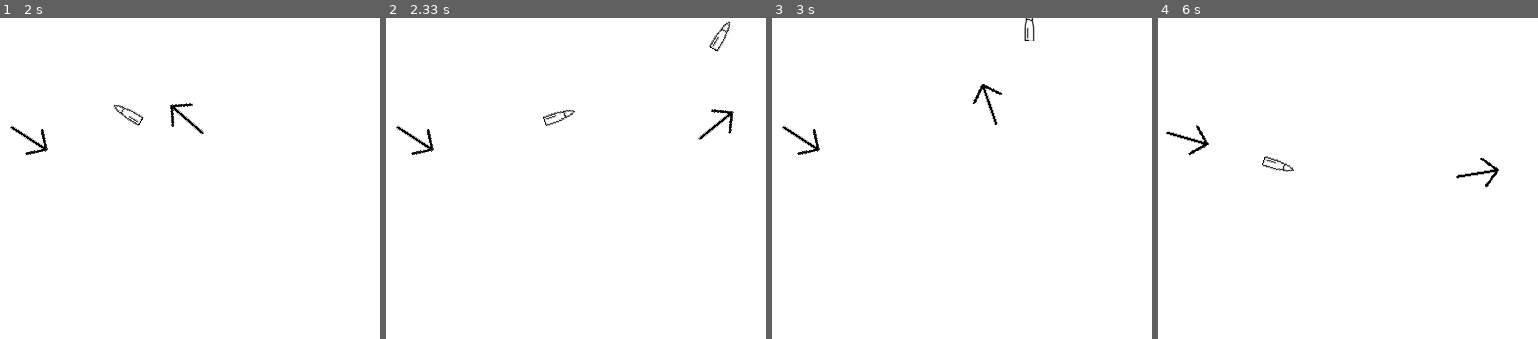
Above: before the commit, frames 1-4 (left to right).
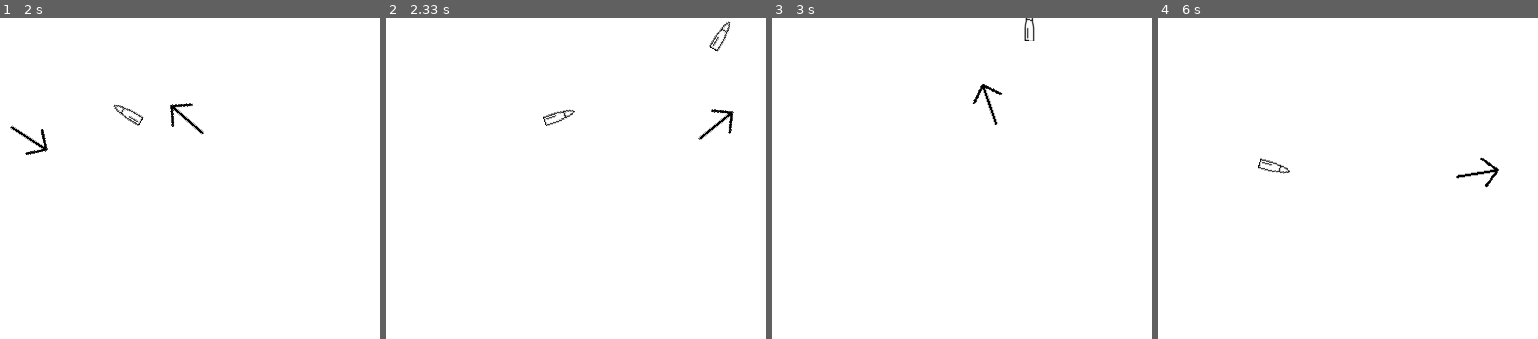
Above: after the commit, the same moments.

Repository: ArtMurMax/PhysTech_Game_project_DooM
Game: pygame game, started from DooM_main.py
Same seed, same stepped clock (60 frames per second), same inputs: the game is played once before the commit and once after it.
Inputs:
- Up to frame 1 (2 s): hold Space 0.33-0.87 s; hold Left 0.33-0.87 s; hold Left 0.9-1.43 s; hold A 0.9-1.43 s; hold Left 1.47-1.87 s; hold A 1.47-1.87 s; tap Space at 1.53, 1.83, 1.97 s; hold Right from 1.9 s (still down); hold D from 1.9 s (still down)
- Up to frame 2 (2.33 s): keep holding Right; keep holding D; tap Space at 2.27 s
- Up to frame 3 (3 s): release Right at 2.53 s; release D at 2.53 s; hold Left from 2.57 s (still down); hold A from 2.57 s (still down); tap Space at 2.63, 2.93 s
- Up to frame 4 (6 s): release Left at 3.03 s; release A at 3.03 s; hold Right 3.07-3.53 s; hold D 3.07-3.53 s; tap Space at 3.13, 3.43, 3.63, 3.93, 4.13, 4.43, 4.7, 5, 5.13, 5.43, 5.8 s; hold Right 3.57-4.03 s; hold D 3.57-4.03 s; hold Left 4.07-4.6 s; hold A 4.07-4.6 s; hold Left 4.63-5.03 s; hold A 4.63-5.03 s; hold Right 5.07-5.7 s; hold D 5.07-5.7 s; hold Left from 5.73 s (still down); hold A from 5.73 s (still down)
The pictures show only the part of the screen within x 18-68%, y 12-62%; the shares and areas given below are measured in that part.

Frame 1 is identical in both runs. In frame 2, 0.2% of the frame differs, in the area x 2-13%, y 33-43%; in frame 3, 0.2%; in frame 4, 0.5%, in the area x 2-36%, y 33-49%.

Commit message:
Реализовано нормальное стреляние с отниманием жизни. Пока не полностью отлажено Враг настраивает курс на игрока, если видит его (невидимые пули)

Diff:
--- a/Doom_objects.py
+++ b/Doom_objects.py
@@ -60,7 +60,7 @@
 
 
 class Bullet(pygame.sprite.Sprite):
-    def __init__(self, point, angle, image=bullet_img):
+    def __init__(self, point, angle, damage, image=bullet_img):
         pygame.sprite.Sprite.__init__(self)
         self.image = image
         self.angle = angle
@@ -70,6 +70,7 @@
         self.rect.centerx = point.x
         self.speed = 10
         self.velocity = Vector(- self.speed * math.sin(angle), - self.speed * math.cos(angle))
+        self.damage = damage
 
     def update(self):
         self.rect.centerx += self.velocity.x
@@ -97,14 +98,16 @@
         self.hp = hp
 
     def shoot(self):
-        bullet = Bullet(self.gun_position, self.angle, bullet_img)
+        bullet = Bullet(self.gun_position, self.angle, 50, bullet_img)
         all_sprites.add(bullet)
         self.__class__.bullets.add(bullet)
 
     def check_bullet(self, bullets):
         hits = pygame.sprite.spritecollide(self, bullets, True)
-        if hits:
-            print(hits)
+        for hit in hits:
+            self.hp -= hit.damage
+        if self.hp <= 0:
+            self.kill()
 
     def move(self):
         self.angle += self.w
@@ -152,12 +155,12 @@
 
         angle %= 2 * math.pi
 
-        if 0 < abs(angle - self.angle): # < self.angle_of_vision / 2:
+        if 0 < abs(angle - self.angle): # < self.angle_of_vision / 2: #Ограничение по углу так и не работает
             ret = False
             if not Enemy.invisible_bullets:
                 invisible_bullet = Bullet(self.gun_position, angle, invisible_bullet_img)
                 Enemy.invisible_bullets.add(invisible_bullet)
-                all_sprites.add(invisible_bullet)
+                all_sprites.add(invisible_bullet) #Стоит вообще не передавать ее всем спрайтам, чтобы не отрисовывалась
 
             #Теперь проверим, достигла ли невидимая пуля игрока
             else:
@@ -172,6 +175,7 @@
         self.move()
         self.check_bullet(Player.bullets)
 
+
 class Player(Mob):
     def update(self):
         self.velocity_rel = Vector(0, 0)
--- a/pygame_tutorial.py
+++ /dev/null
@@ -1,188 +0,0 @@
-# Pygame шаблон - скелет для нового проекта Pygame
-import pygame
-import random
-import os
-
-
-WIDTH = 480
-HEIGHT = 600
-FPS = 60
-
-# Задаем цвета
-WHITE = (255, 255, 255)
-BLACK = (0, 0, 0)
-RED = (255, 0, 0)
-GREEN = (0, 255, 0)
-BLUE = (0, 0, 255)
-YELLOW = (255, 255, 0)
-
-font_name = pygame.font.match_font('arial')
-
-
-class Player(pygame.sprite.Sprite):
-
-    def __init__(self):
-        pygame.sprite.Sprite.__init__(self)
-        self.image = pygame.transform.scale(player_img, (50, 38))
-        self.image.set_colorkey(BLACK)
-        self.rect = self.image.get_rect()
-        self.radius = 20
-        self.rect.centerx = WIDTH / 2
-        self.rect.bottom = HEIGHT - 10
-        self.speedx = 0
-
-    def update(self):
-        self.speedx = 0
-        keystate = pygame.key.get_pressed()
-        if keystate[pygame.K_LEFT]:
-            self.speedx = -8
-        if keystate[pygame.K_RIGHT]:
-            self.speedx = 8
-        self.rect.x += self.speedx
-
-        if self.rect.right > WIDTH:
-            self.rect.right = WIDTH
-        if self.rect.left < 0:
-            self.rect.left = 0
-
-    def shoot(self):
-        bullet = Bullet(self.rect.centerx, self.rect.top)
-        all_sprites.add(bullet)
-        bullets.add(bullet)
-
-
-class Mob(pygame.sprite.Sprite):
-
-    def __init__(self):
-        pygame.sprite.Sprite.__init__(self)
-        self.image_orig = random.choice(meteor_images)
-        self.image_orig.set_colorkey(BLACK)
-        self.image = self.image_orig.copy()
-        self.rect = self.image.get_rect()
-        self.radius = int(self.rect.width * .85 / 2)
-        self.rect.x = random.randrange(WIDTH - self.rect.width)
-        self.rect.y = random.randrange(-100, -40)
-        self.speedy = random.randrange(1, 8)
-        self.speedx = random.randrange(-3, 3)
-        self.rot = 0
-        self.rot_speed = random.randrange(-8, 8)
-        self.last_update = pygame.time.get_ticks()
-
-    def rotate(self):
-        now = pygame.time.get_ticks()
-        if now - self.last_update > 50:
-            self.last_update = now
-            self.rot = (self.rot + self.rot_speed) % 360
-            new_image = pygame.transform.rotate(self.image_orig, self.rot)
-            old_center = self.rect.center
-            self.image = new_image
-            self.rect = self.image.get_rect()
-            self.rect.center = old_center
-
-    def update(self):
-        self.rotate()
-        self.rect.x += self.speedx
-        self.rect.y += self.speedy
-        if self.rect.top > HEIGHT + 10 or self.rect.left < -25 or self.rect.right > WIDTH + 20:
-            self.rect.x = random.randrange(WIDTH - self.rect.width)
-            self.rect.y = random.randrange(-100, -40)
-            self.speedy = random.randrange(1, 8)
-
-
-class Bullet(pygame.sprite.Sprite):
-    def __init__(self, x, y):
-        pygame.sprite.Sprite.__init__(self)
-        self.image = bullet_img
-        self.image.set_colorkey(BLACK)
-        self.rect = self.image.get_rect()
-        self.rect.bottom = y
-        self.rect.centerx = x
-        self.speedy = -10
-
-    def update(self):
-        self.rect.y += self.speedy
-        # убить, если он заходит за верхнюю часть экрана
-        if self.rect.bottom < 0:
-            self.kill()
-
-
-def draw_text(surf, text, size, x, y):
-    font = pygame.font.Font(font_name, size)
-    text_surface = font.render(text, True, WHITE)
-    text_rect = text_surface.get_rect()
-    text_rect.midtop = (x, y)
-    surf.blit(text_surface, text_rect)
-
-
-# Создаем игру и окно
-pygame.init()
-pygame.mixer.init()
-screen = pygame.display.set_mode((WIDTH, HEIGHT))
-pygame.display.set_caption("My Game")
-clock = pygame.time.Clock()
-
-# настройка папки ассетов
-game_folder = os.path.dirname(__file__)
-img_dir = os.path.join(game_folder, 'img')
-background = pygame.image.load(os.path.join(img_dir, 'starfield.png')).convert()
-background_rect = background.get_rect()
-player_img = pygame.image.load(os.path.join(img_dir, "playerShip1_orange.png")).convert()
-meteor_images = []
-meteor_list =['meteorBrown_big1.png','meteorBrown_med1.png',
-              'meteorBrown_med1.png','meteorBrown_med3.png',
-              'meteorBrown_small1.png','meteorBrown_small2.png',
-              'meteorBrown_tiny1.png']
-for img in meteor_list:
-    meteor_images.append(pygame.image.load(os.path.join(img_dir, img)).convert())
-bullet_img = pygame.image.load(os.path.join(img_dir, "laserRed16.png")).convert()
-
-all_sprites = pygame.sprite.Group()
-mobs = pygame.sprite.Group()
-bullets = pygame.sprite.Group()
-player = Player()
-all_sprites.add(player)
-for i in range(8):
-    m = Mob()
-    all_sprites.add(m)
-    mobs.add(m)
-score = 0
-
-# Цикл игры
-running = True
-while running:
-    # Держим цикл на правильной скорости
-    clock.tick(FPS)
-    # Ввод процесса (события)
-    for event in pygame.event.get():
-        # check for closing window
-        if event.type == pygame.QUIT:
-            running = False
-        elif event.type == pygame.KEYDOWN:
-            if event.key == pygame.K_SPACE:
-                player.shoot()
-
-    # Обновление
-    all_sprites.update()
-
-    # Проверка, не ударил ли моб игрока
-    hits = pygame.sprite.spritecollide(player, mobs, False, pygame.sprite.collide_circle)
-    if hits:
-        running = False
-
-    hits = pygame.sprite.groupcollide(mobs, bullets, True, True)
-    for hit in hits:
-        score += 50 - hit.radius
-        m = Mob()
-        all_sprites.add(m)
-        mobs.add(m)
-
-    # Отрисовка
-    screen.fill(BLACK)
-    screen.blit(background, background_rect)
-    all_sprites.draw(screen)
-    draw_text(screen, str(score), 18, WIDTH / 2, 10)
-
-    # После отрисовки всего, переворачиваем экран
-    pygame.display.flip()
-
-pygame.quit()
